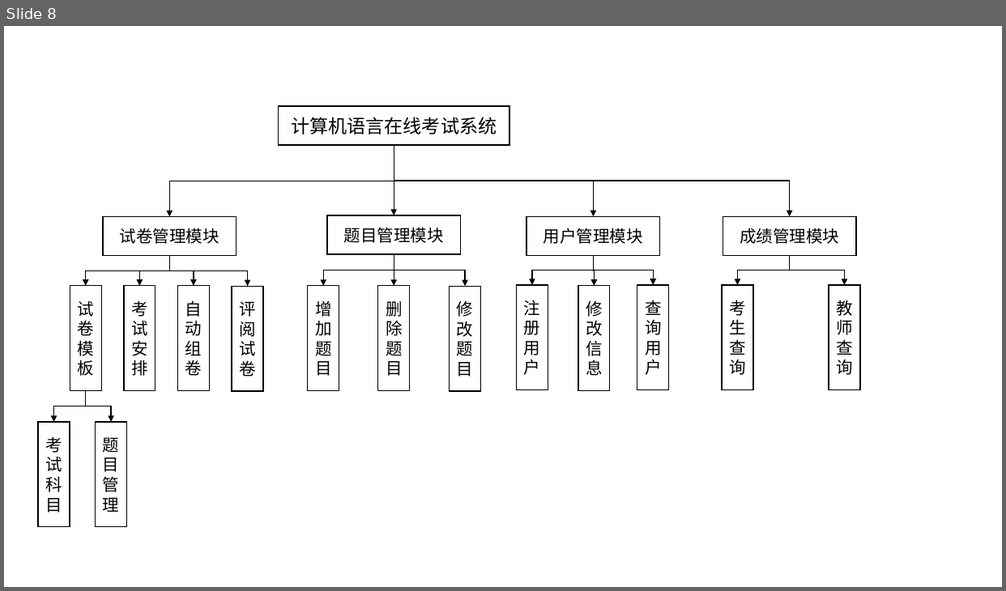
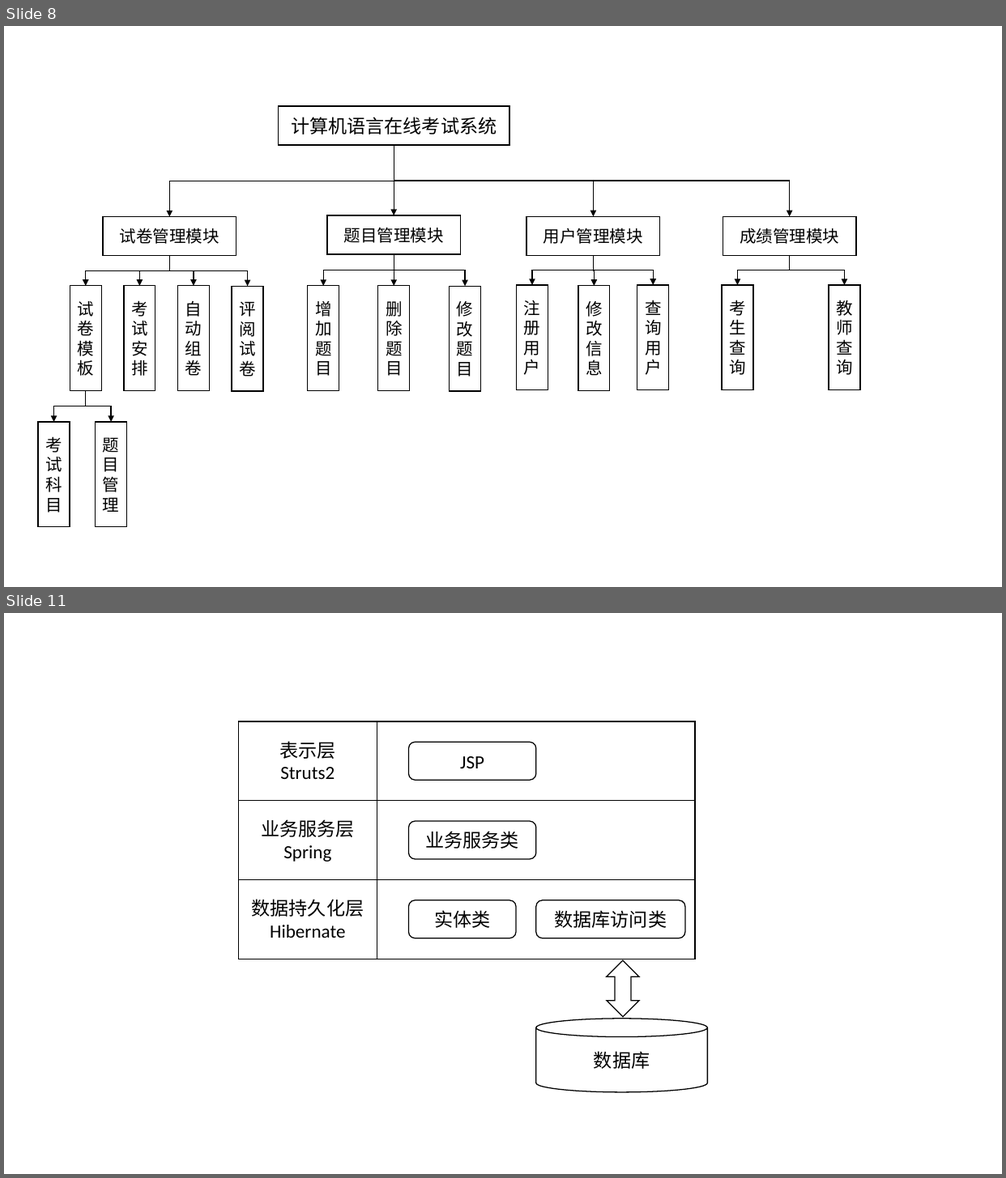
Before and after one commit to ElaineGxy/thesis, a slide deck: 图片.pptx. Shown one above the other, each under a label of ours: slide 8 before the commit, slides 8 and 11 after it; the slides between them are not shown. The pictures are 1006x591 and 1006x1178 pixels, drawn with LibreOffice and Linux fonts; fonts in the diff are those of the drawing. Boxes give left, top, right and bottom in pixels: in the first picture for what was removed or moved away, otherwise in the second. Text is boxed around its words. In the diff, an @@ line names an element or a change of style, - is before the commit and + after.

```diff
--- a/图片.pptx
+++ b/图片.pptx
@@ slide 11 added at (4,613,1002,1174), background #FFFFFF @@
@@ group added at (238,722,708,1093): 6 rectangles, 4 rounded rectangles, 1 cylinder, 1 up down arrow @@
+数据库
+数据持久化层
+Hibernate
+实体类
+数据库访问类
+业务服务层
+Spring
+业务服务类
+表示层
+Struts2
+JSP
```
Also in this commit, not shown: 2 other slides added.
